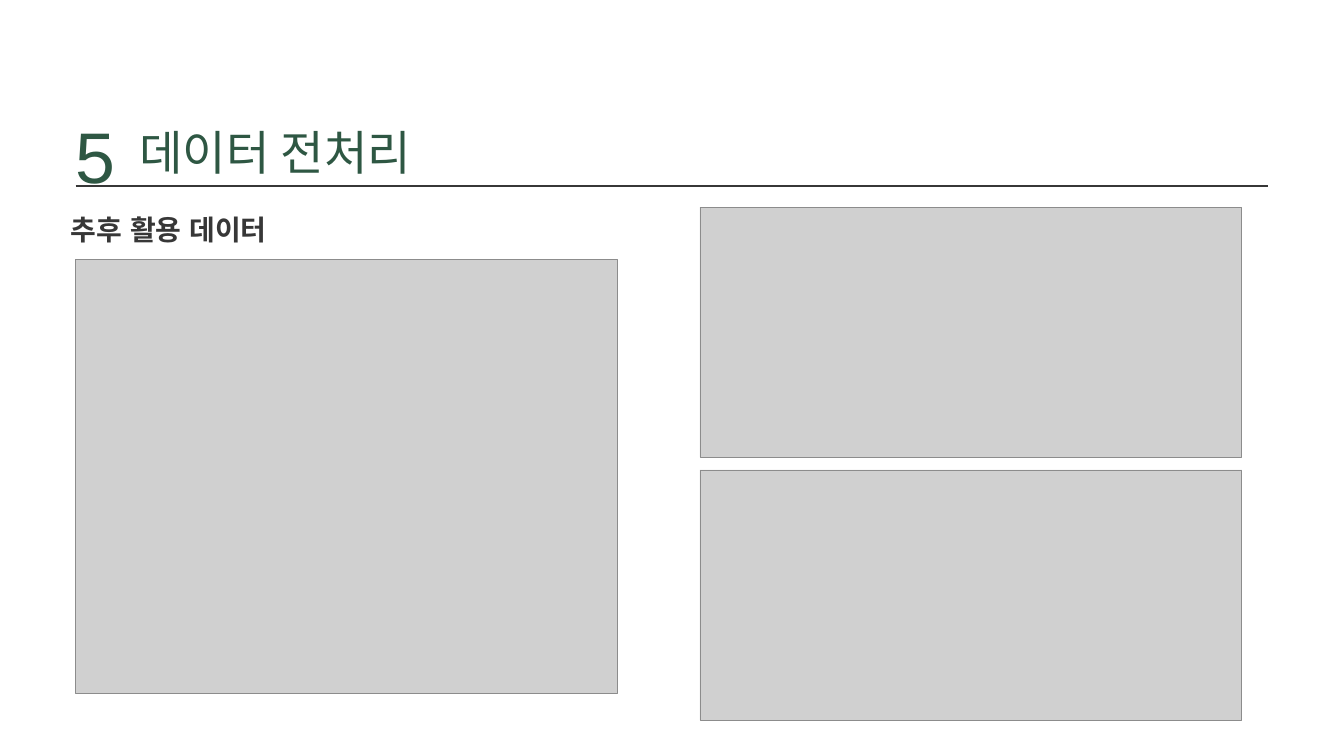
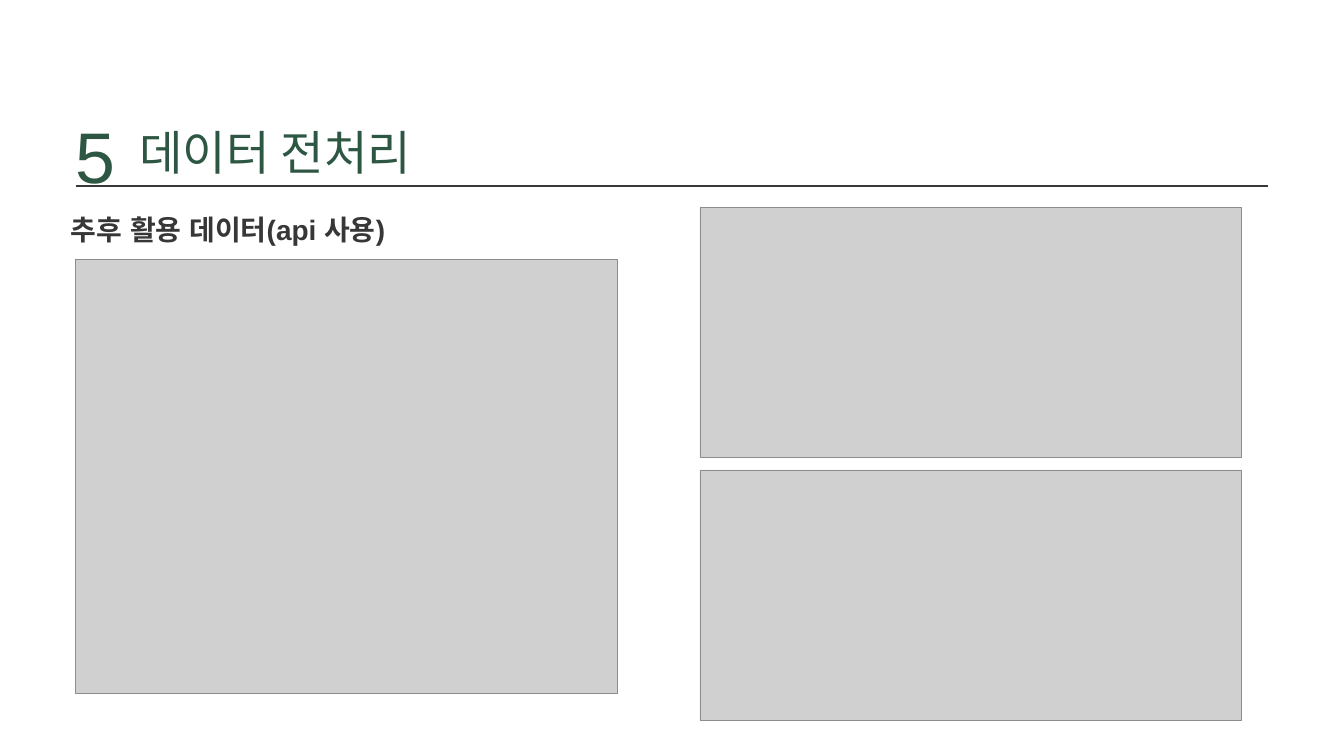
Before and after one commit to ssoom98/personal_project, a slide deck: slide 15 of ppt/몸무게 변화 예측과 식단 추천.pptx. Drawn at 1344x756 pixels with LibreOffice and Linux fonts; fonts in the diff are those of the drawing; grey boxes stand for pictures; background and template pictures are left out. Boxes give left, top, right and bottom in pixels: in the first picture for what was removed or moved away, otherwise in the second. Text is boxed around its words. In the diff, an @@ line names an element or a change of style, - is before the commit and + after.

```diff
--- a/ppt/몸무게 변화 예측과 식단 추천.pptx
+++ b/ppt/몸무게 변화 예측과 식단 추천.pptx
@@ text at bbox=[71, 216, 385, 246]: text changed @@
-추후 활용 데이터
+추후 활용 데이터(api 사용)
```
Also in this commit, not shown: 8 other slides changed, 1 slide added, 4 other files.
